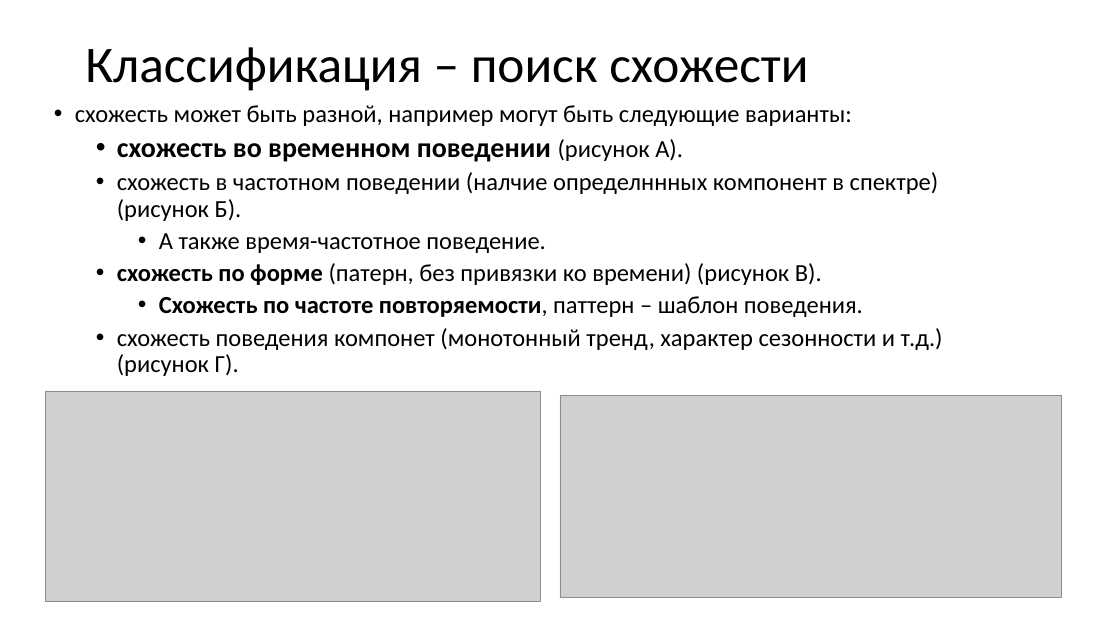
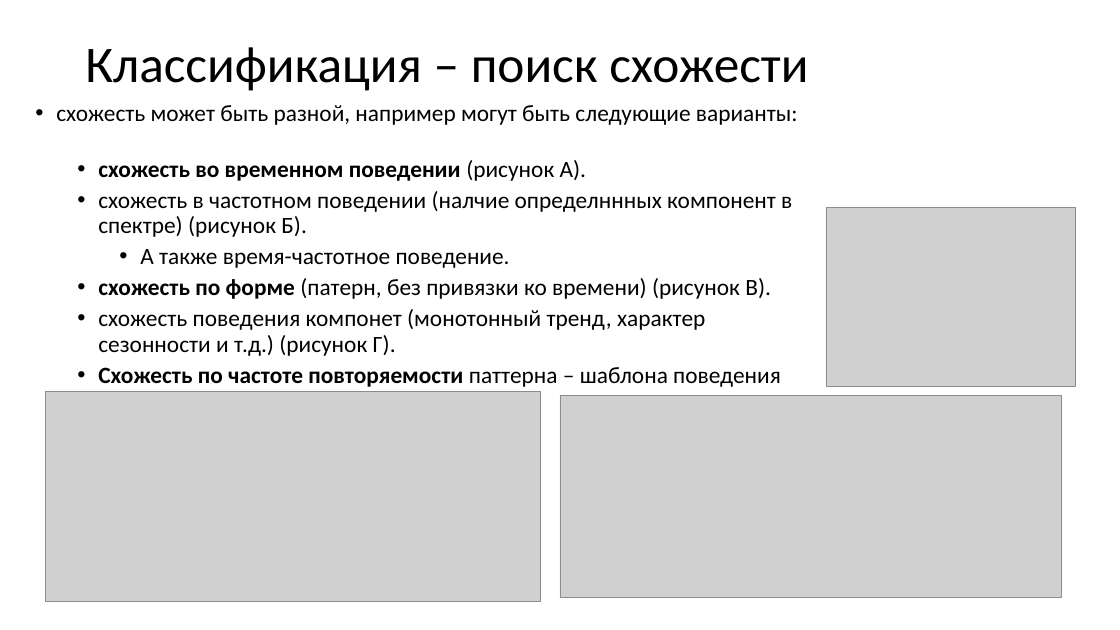
Before and after one commit to MVRonkin/TimeSeriesCourse, a slide deck: slide 8 of 2024/Lec/Юнит 17 - Классификация-1.pptx. Drawn at 1120x630 pixels with LibreOffice and Linux fonts; fonts in the diff are those of the drawing; grey boxes stand for pictures. Boxes give left, top, right and bottom in pixels: in the first picture for what was removed or moved away, otherwise in the second. Text is boxed around its words. In the diff, an @@ line names an element or a change of style, - is before the commit and + after.

```diff
--- a/2024/Lec/Юнит 17 - Классификация-1.pptx
+++ b/2024/Lec/Юнит 17 - Классификация-1.pptx
@@ text "схожесть может быть разной, например ...": place and size @@
-text "схожесть может быть разной, например ..." at (75,105,943,376)
+text "схожесть может быть разной, например ..." at (56,105,798,392)
@@ text at (56,105,798,356): size 21 to 20 pt in "схожесть может быть разной, например могут быть ...", "(рисунок А).", "схожесть в частотном поведении (налчие определннных компонен ...", "А также время-частотное поведение." and 2 more places; size 24 to 20 pt in "схожесть во временном поведении" @@
@@ picture added at (827,208,1075,386) @@
@@ text at (159,296,863,317): paragraph removed @@
-    • Схожесть по частоте повторяемости, паттерн – шаблон поведения.
@@ text at (98,367,781,392): paragraph added @@
+  • Схожесть по частоте повторяемости паттерна – шаблона поведения (рисунок Д).
```
Also in this commit, not shown: 2 other slides changed, 2 slides removed, 3 other files.
